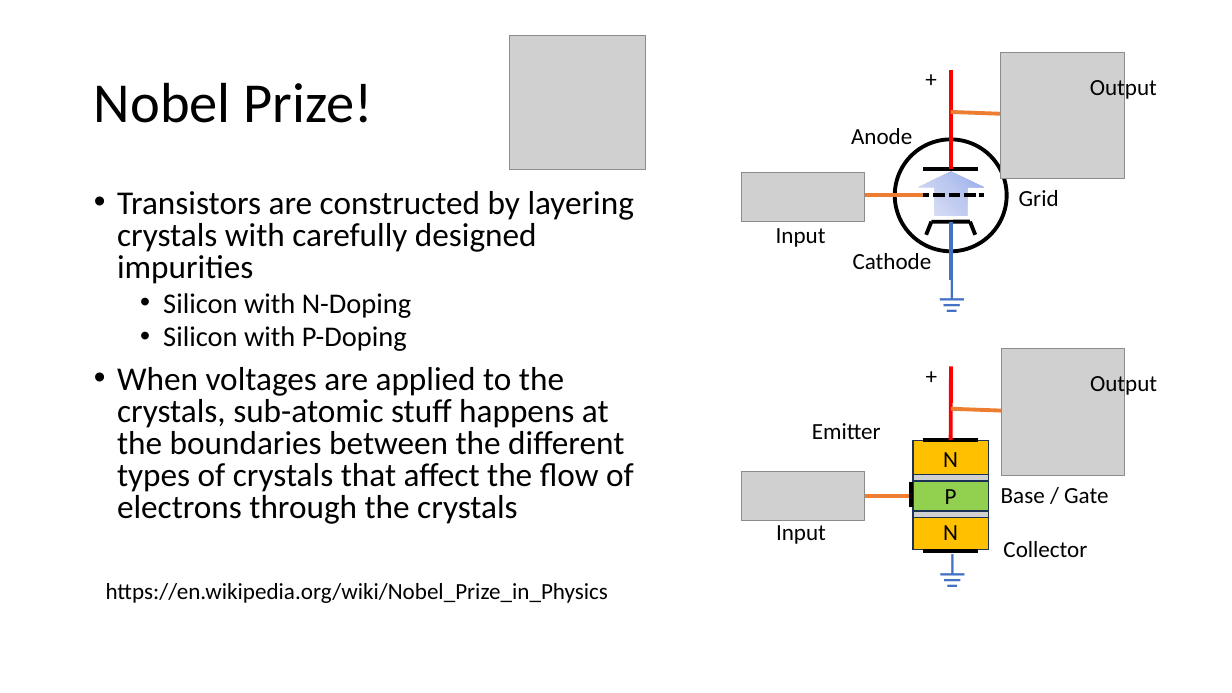
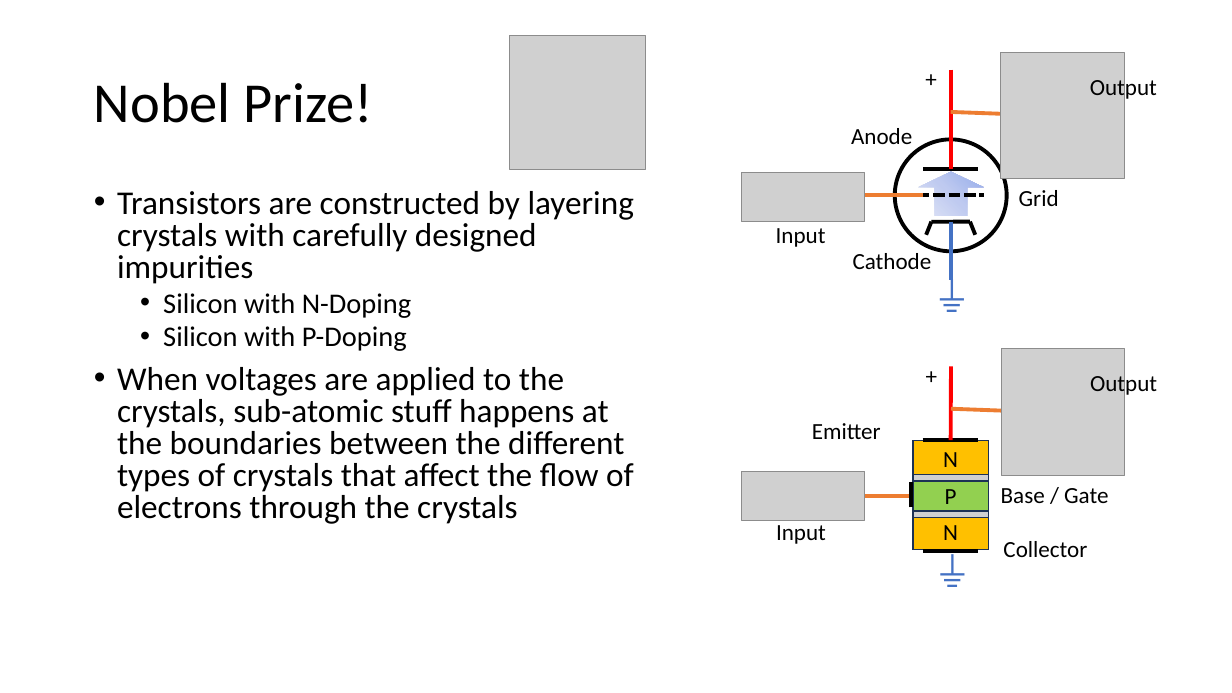
Before and after one commit to csev/ca4e, a slide deck: slide 9 of lectures/02-SolidState.pptx. Drawn at 1232x693 pixels with LibreOffice and Linux fonts; fonts in the diff are those of the drawing; grey boxes stand for pictures. Boxes give left, top, right and bottom in pixels: in the first picture for what was removed or moved away, otherwise in the second. Text is boxed around its words. In the diff, an @@ line names an element or a change of style, - is before the commit and + after.

```diff
--- a/lectures/02-SolidState.pptx
+++ b/lectures/02-SolidState.pptx
@@ text removed at bbox=[106, 583, 608, 603] @@
-https://en.wikipedia.org/wiki/Nobel_Prize_in_Physics
```
Also in this commit, not shown: 12 other slides changed, 1 slide removed, 2 other files.
